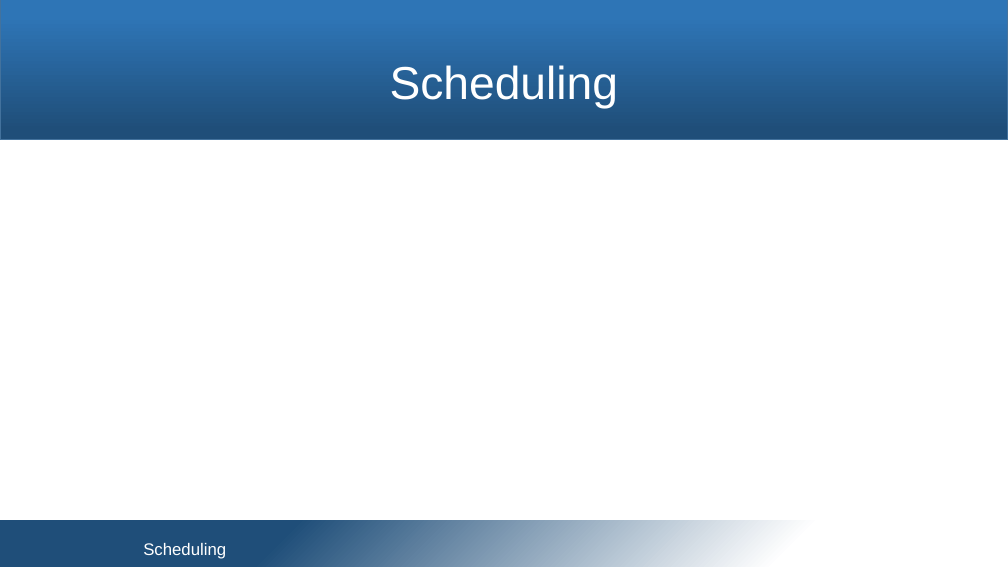
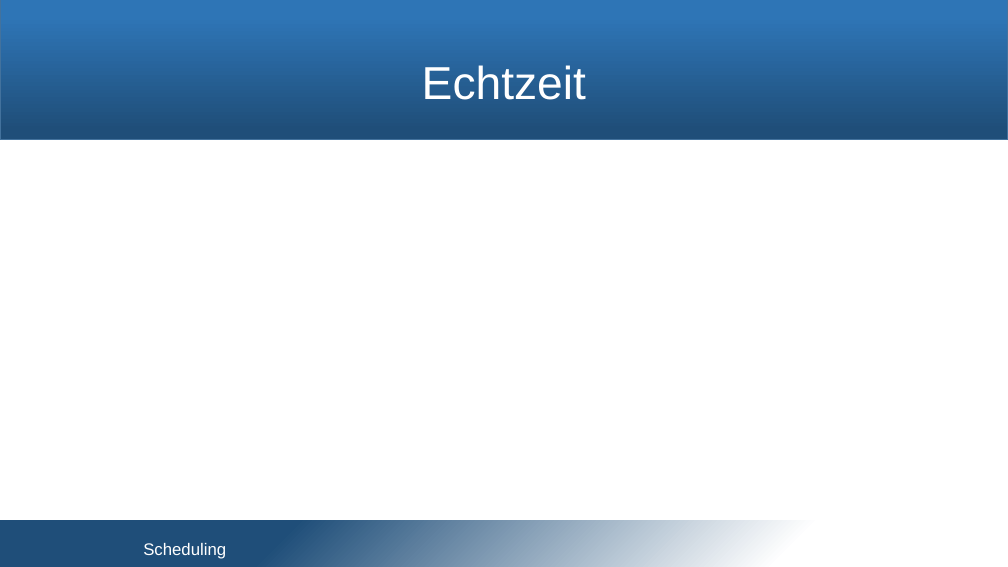
Before and after one commit to snobz/Seminar_BS_2017, a slide deck: slide 14 of Päsi/Seminar Betriebssysteme.pptx (slide 9 before the commit). Drawn at 1008x567 pixels with LibreOffice and Linux fonts; fonts in the diff are those of the drawing; background and template pictures are left out. Boxes give left, top, right and bottom in pixels: in the first picture for what was removed or moved away, otherwise in the second. Text is boxed around its words. In the diff, an @@ line names an element or a change of style, - is before the commit and + after.

Commit message:
further working on scheduling

```diff
--- a/Päsi/Seminar Betriebssysteme.pptx
+++ b/Päsi/Seminar Betriebssysteme.pptx
@@ title at [422, 65, 586, 100]: text changed @@
-Scheduling
+Echtzeit
```
Also in this commit, not shown: 1 other slide changed, 5 slides added, 2 slides removed, 2 other files.
